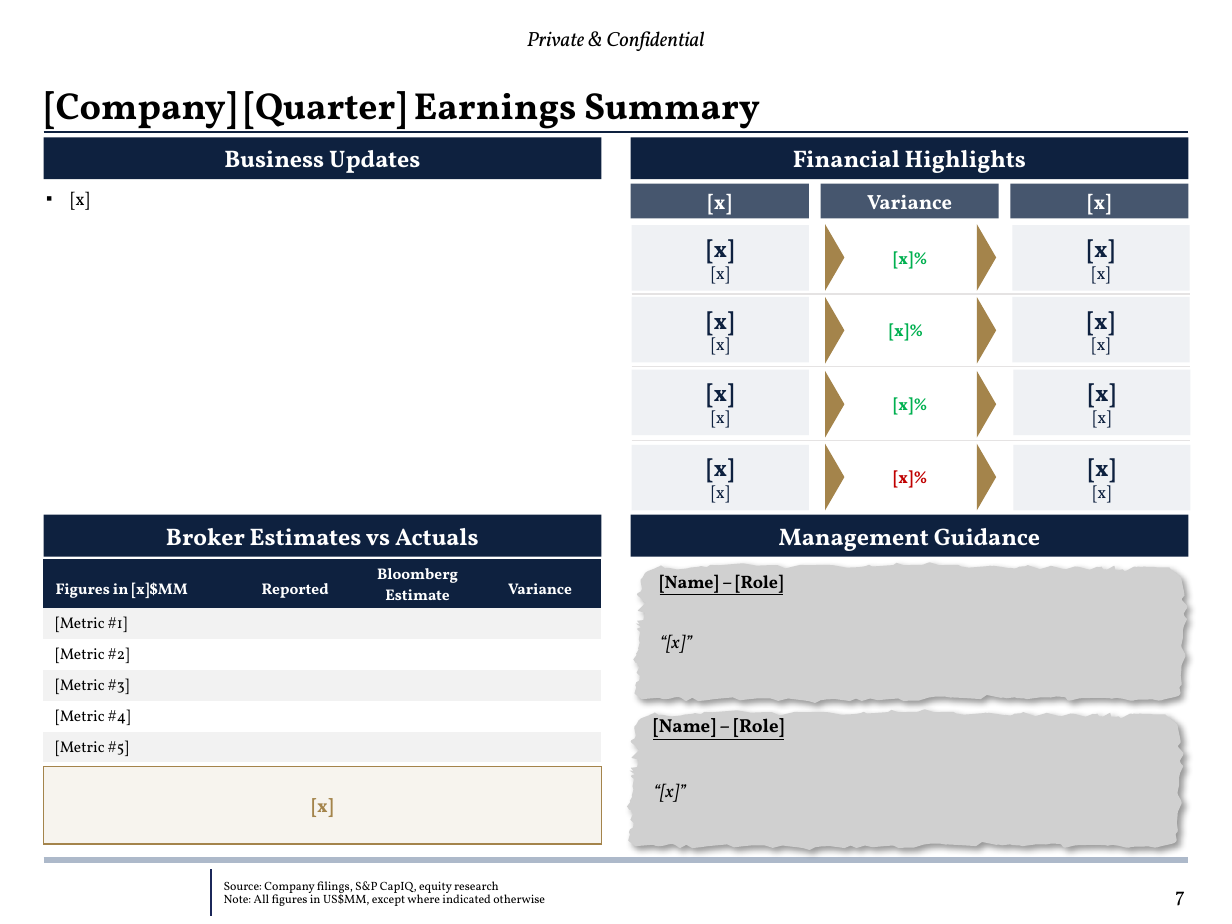
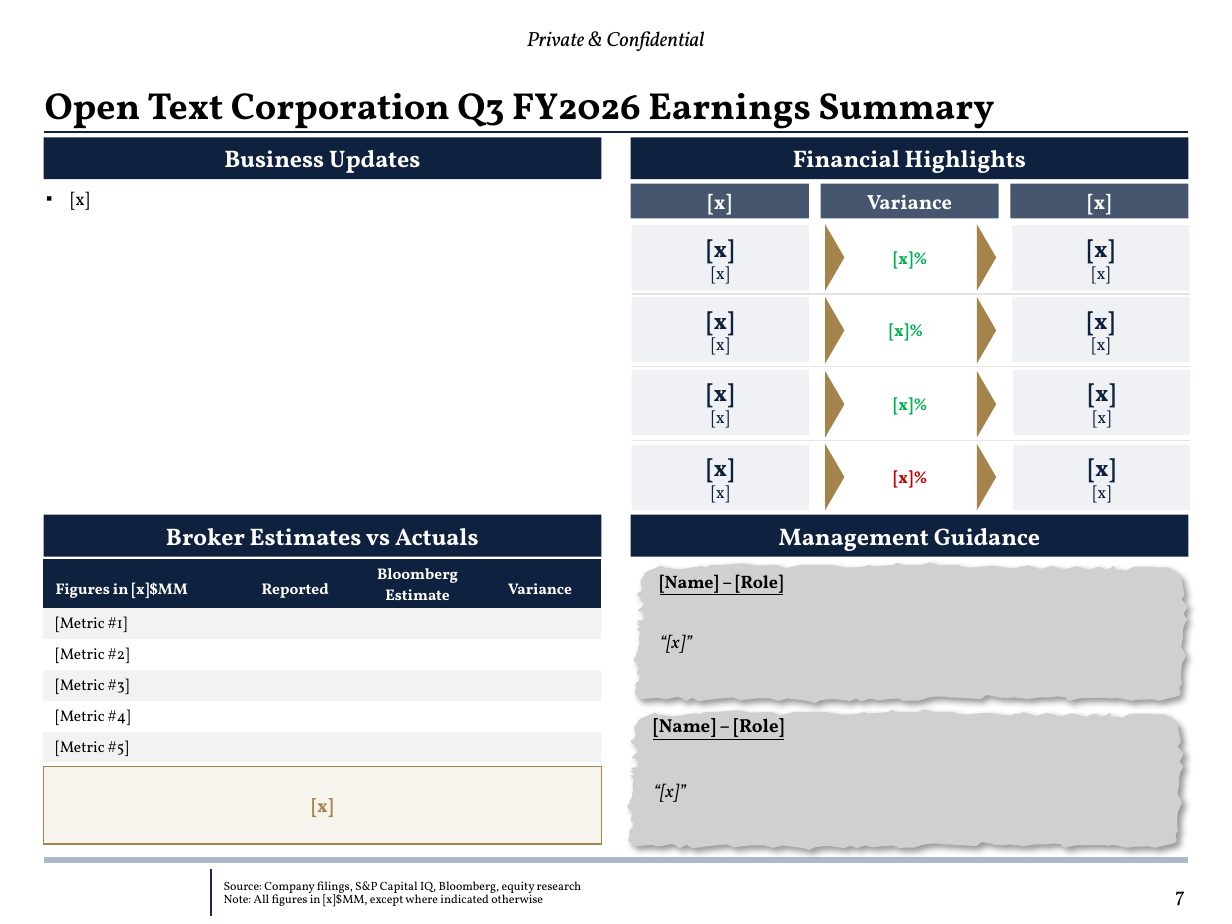
Before and after one commit to tatewilsonwork/infor-beta-test, a slide deck: slide 8 of infor-beta/templates/INFOR Slide Library.pptx. Drawn at 1232x924 pixels with LibreOffice and Linux fonts; fonts in the diff are those of the drawing; grey boxes stand for pictures; background and template pictures are left out. Boxes give left, top, right and bottom in pixels: in the first picture for what was removed or moved away, otherwise in the second. Text is boxed around its words. In the diff, an @@ line names an element or a change of style, - is before the commit and + after.

```diff
--- a/infor-beta/templates/INFOR Slide Library.pptx
+++ b/infor-beta/templates/INFOR Slide Library.pptx
@@ title at box(45, 93, 994, 133): text changed @@
-[Company] [Quarter] Earnings Summary
+Open Text Corporation Q3 FY2026 Earnings Summary
@@ text at box(224, 881, 581, 907): text changed @@
-Source: Company filings, S&P CapIQ, equity research
-Note: All figures in US$MM, except where indicated otherwise
+Source: Company filings, S&P Capital IQ, Bloomberg, equity research
+Note: All figures in [x]$MM, except where indicated otherwise
```
Also in this commit, not shown: 4 other slides changed, 16 other files.
